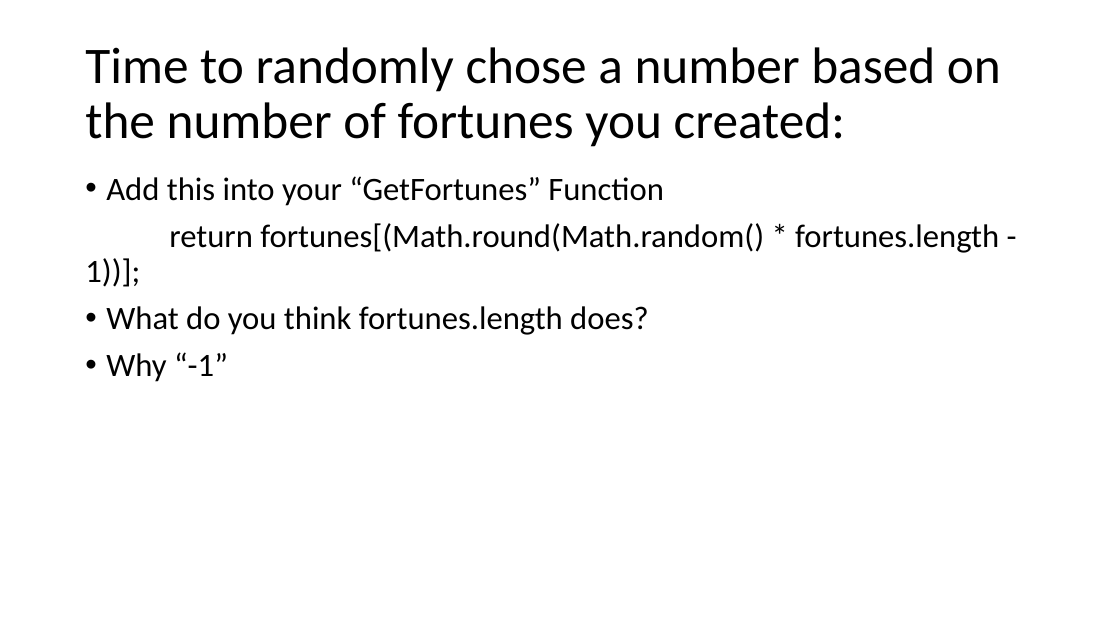
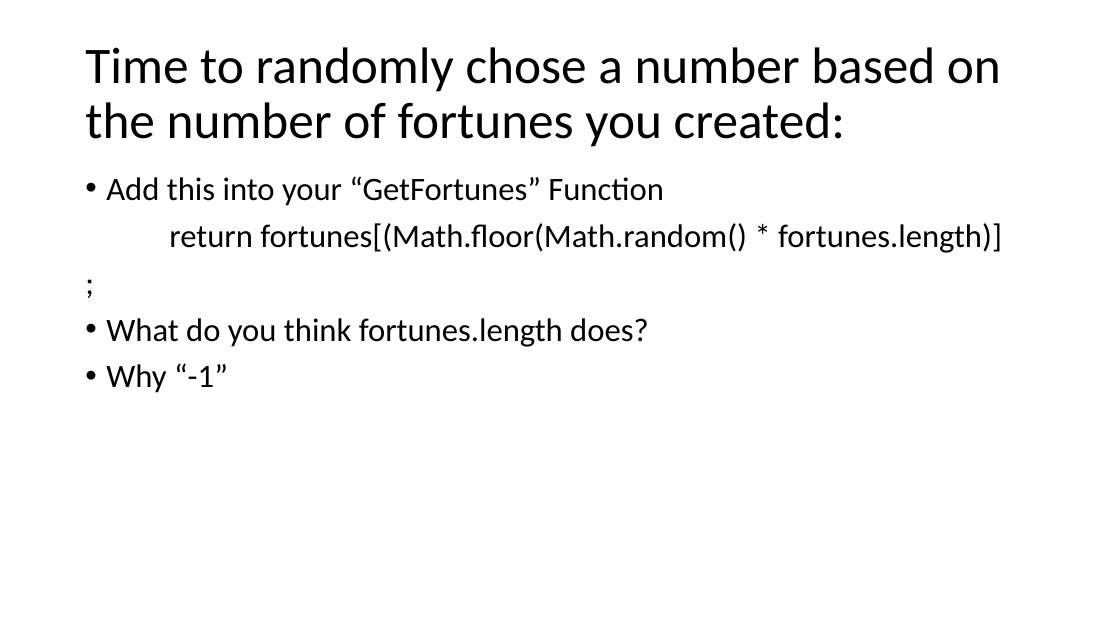
Before and after one commit to sarahdonofrio/digigirlz, a slide deck: slide 23 of magic-eight-ball/ReactPresentation.pptx (slide 24 before the commit). Drawn at 1120x630 pixels with LibreOffice and Linux fonts; fonts in the diff are those of the drawing. Boxes give left, top, right and bottom in pixels: in the first picture for what was removed or moved away, otherwise in the second. Text is boxed around its words. In the diff, an @@ line names an element or a change of style, - is before the commit and + after.

```diff
--- a/magic-eight-ball/ReactPresentation.pptx
+++ b/magic-eight-ball/ReactPresentation.pptx
@@ text at box(169, 223, 1002, 253): text changed @@
-return fortunes[(Math.round(Math.random() * fortunes.length - 1))];
+return fortunes[(Math.floor(Math.random() * fortunes.length)]
+;
```
Also in this commit, not shown: 1 other slide changed, 1 slide removed, 1 other file.
